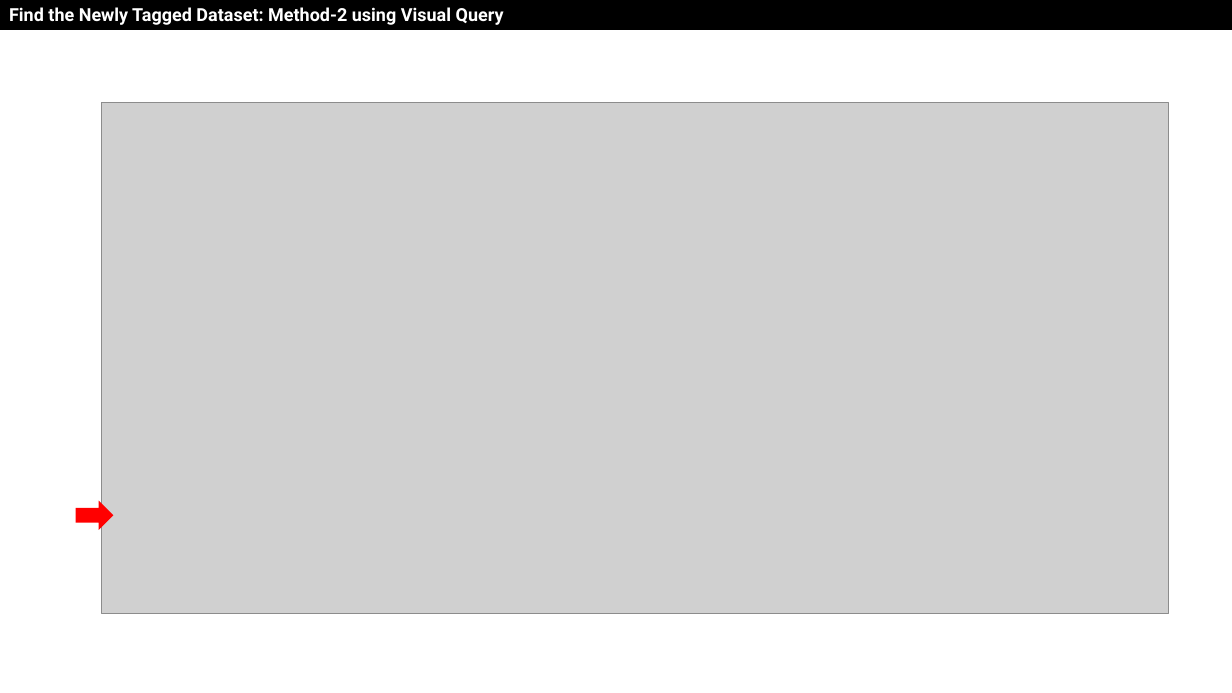
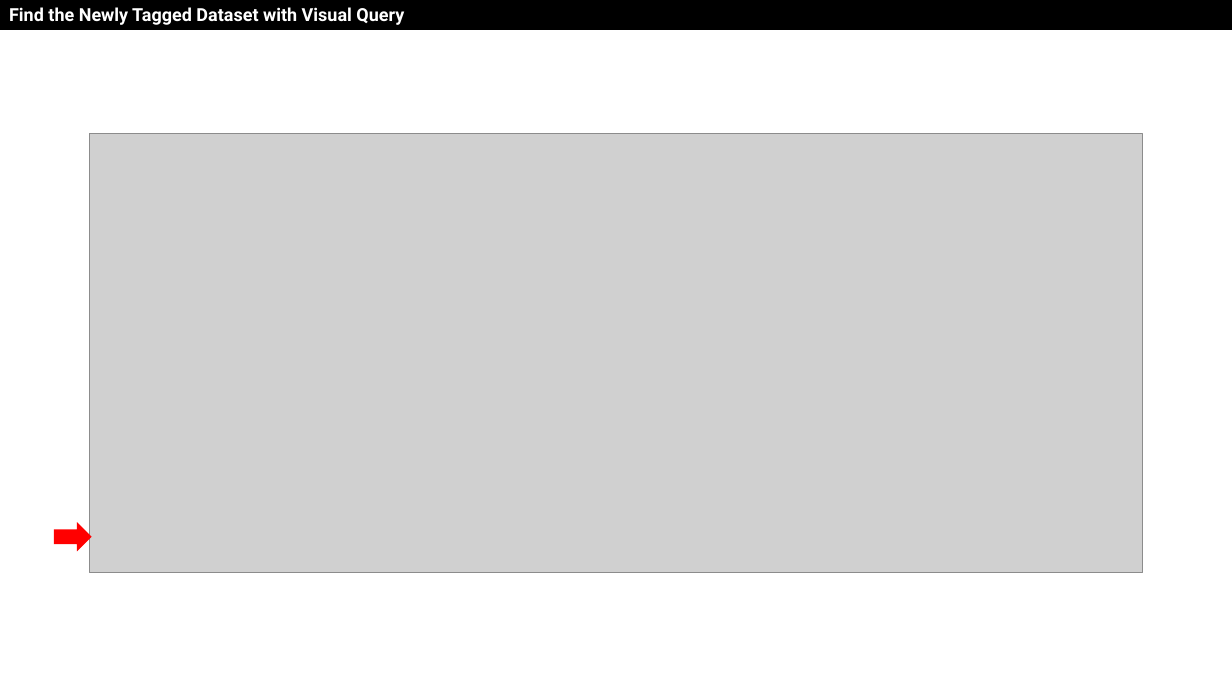
Before and after one commit to drfranknlee/udc-for-image-analytics, a slide deck: slide 13 of scenario1/T101389-Scenario1-v20210920.pptx (slide 11 before the commit). Drawn at 1232x693 pixels with LibreOffice and Linux fonts; fonts in the diff are those of the drawing; grey boxes stand for pictures. Boxes give left, top, right and bottom in pixels: in the first picture for what was removed or moved away, otherwise in the second. Text is boxed around its words. In the diff, an @@ line names an element or a change of style, - is before the commit and + after.

```diff
--- a/scenario1/T101389-Scenario1-v20210920.pptx
+++ b/scenario1/T101389-Scenario1-v20210920.pptx
@@ text in rectangle at bbox=[9, 7, 404, 25]: text changed @@
-Find the Newly Tagged Dataset: Method-2 using Visual Query
+Find the Newly Tagged Dataset with Visual Query
@@ picture: place and size @@
-picture at bbox=[102, 103, 1169, 614]
+picture at bbox=[89, 134, 1143, 573]
@@ right arrow: place and size @@
-right arrow at bbox=[76, 501, 114, 531]
+right arrow at bbox=[54, 522, 91, 552]
```
Also in this commit, not shown: 10 other slides changed, 3 slides added, 30 other files.
